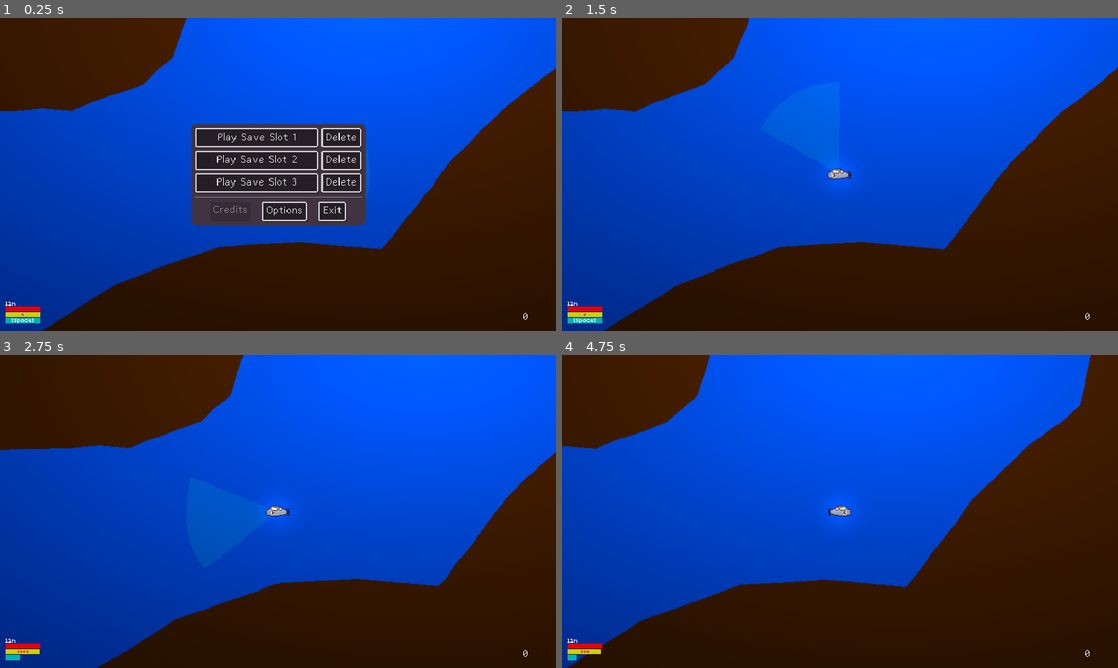
Above: before the commit, frames 1-4 (two rows, left to right).
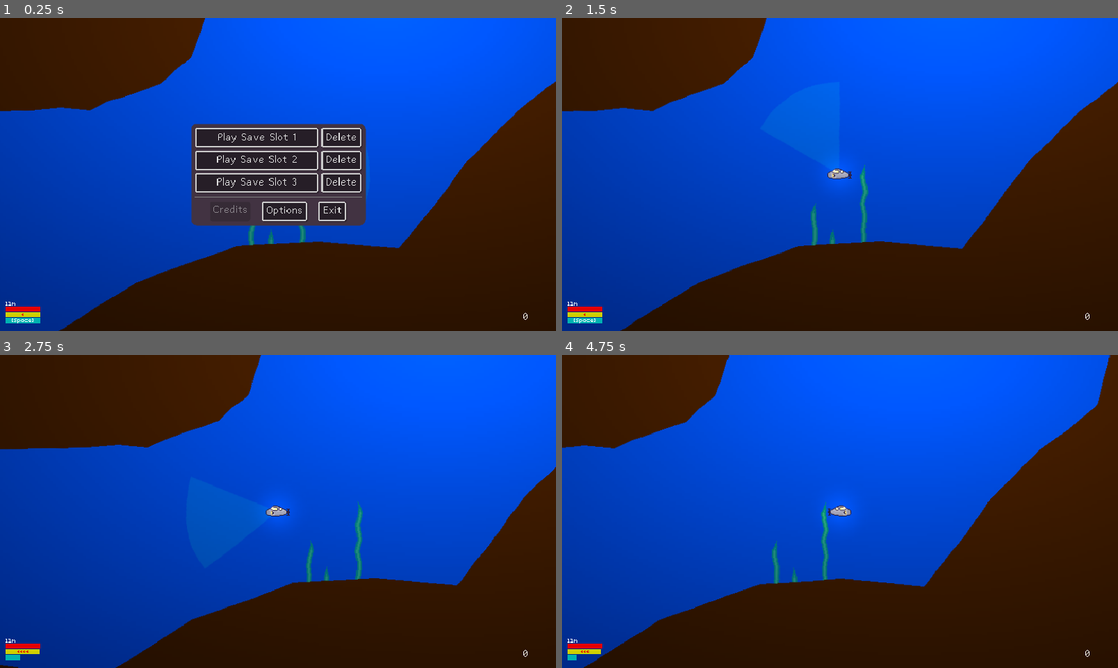
Above: after the commit, the same moments.

Repository: lupuchard/spooky-jam-submarine
Game: Godot game, scene res://Scene/Main.tscn
Same seed, same stepped clock (60 frames per second), same inputs: the game is played once before the commit and once after it.
Inputs (mouse positions are in pixels of both pictures, inside the frame that each line leads up to):
- Up to frame 1 (0.25 s): no input
- Up to frame 2 (1.5 s): move the mouse to (962, 158) at 0.52 s; hold Right (right) 0.53-1.25 s; hold Up (ascend) 0.53-1.25 s; click (962, 158) at 0.67 s; click "Play Save Slot 1" at 1.25 s
- Up to frame 3 (2.75 s): move the mouse to (166, 527) at 2.02 s; hold Left (left) from 2.03 s (still down); tap Space (dash) at 2.1 s
- Up to frame 4 (4.75 s): move the mouse to (895, 442) at 2.77 s; release Left (left) at 2.78 s; hold Right (right) 2.78-4.28 s; right-click (895, 442) at 2.85 s; move the mouse to (812, 574) at 3.52 s; tap Up (ascend) at 3.6 s; click (812, 574) at 3.67 s; move the mouse to (1006, 558) at 4.27 s; hold Left (left) from 4.28 s (still down); tap Space (dash) at 4.35 s

The runs differ from the first frame. In frame 1, 4.0% of the frame differs, in the area x 1-100%, y 0-100%; in frame 2, 4.3%; in frame 3, 3.7%; in frame 4, 4.8%, in the area x 0-99%, y 0-100%.

Commit message:
anomalies

Diff:
--- a/Fish/Fish.gd
+++ b/Fish/Fish.gd
@@ -1,14 +1,6 @@
-extends StaticBody2D
+extends Studyable
 class_name Fish
 @export var fish_type: FishStudy.FishType
-
-# Determines how close the player needs to be to scan the fish
-@export var size: float = 20.0
-
-# How many of the player's raycasts are needed to scan the fish - more for larger fish
-@export var raycasts_needed: int = 1
-@export var study_speed: float = 1.0
-@export var study_reward_factor: int = 1
 
 @export var bob_amount: float = 5.0
 @export var is_sprite_facing_left: bool = true
@@ -21,7 +13,6 @@
 @export var path: Path2D = null
 
 var studied = false
-var study_progress: float = 0.0
 var facing_left: bool
 var initial_position: Vector2
 var idle_sound_cooldown := 0.0
--- a/Player/Player.gd
+++ b/Player/Player.gd
@@ -12,6 +12,7 @@
 
 enum Res {
 	Research,
+	Anomalies,
 	NUM_RESOURCES
 }
 
@@ -54,6 +55,7 @@
 const CRASH_SOUND = preload("res://Assets/Sound/crash.mp3")
 const DASH_SOUND = preload("res://Assets/Sound/underwater_splash.mp3")
 const CLICK_SOUND = preload("res://Assets/Sound/click.ogg")
+const ANOMALY_COLLECT_SOUND = preload("res://Assets/Sound/anomaly_collect.mp3")
 const DEATH_SOUND_METAL = preload("res://Assets/Sound/metal_wobble.mp3")
 const TOGGLE_LIGHT_SOUND = preload("res://Assets/Sound/switch.wav")
 
@@ -79,12 +81,13 @@
 
 var engines_on := false
 var pumps_on := false
+var anomaly_drain_on := false
 var base_power_drain := 0.5
 var propeller_bubble_cooldown := PROPELLER_BUBBLE_COOLDOWN
 
 var fish_contact_cooldown := 0.0
 
-var studying: Fish = null
+var studying: Studyable = null
 var study_speed: float = 0.2
 
 var too_deep: bool = false
@@ -153,6 +156,7 @@
 	if is_light_on(): total += 1
 	if engines_on: total += 1
 	if pumps_on: total += 1
+	if anomaly_drain_on: total += 3
 	if stats[Stat.DashPower] < max_stats[Stat.DashPower]: total += 2
 	return total
 
@@ -184,11 +188,19 @@
 		if !studying.studied:
 			studying.study_progress += delta * studying.study_speed * study_speed
 			if studying.study_progress >= 1.0:
-				var reward = Study.add_studied(studying)
-				notify("+%s Research Points" % reward)
-				Audio.play(CLICK_SOUND)
-				resources[Res.Research] += reward
-				total_research += reward
+				if studying.study_reward == Player.Res.Research:
+					var reward = Study.add_studied(studying)
+					notify("+%s Research Points" % reward)
+					Audio.play(CLICK_SOUND)
+					resources[Res.Research] += reward
+					total_research += reward
+				elif studying.study_reward == Player.Res.Anomalies:
+					studying.studied = true
+					resources[Res.Anomalies] += 1
+					notify("+1 Anomaly")
+					Audio.play(ANOMALY_COLLECT_SOUND)
+					anomaly_drain_on = false
+					spotlight.visible = false
 	else:
 		%StudyIndicator.visible = false
 
@@ -233,11 +245,11 @@
 	)
 
 func check_raycasts():
-	var casted: Dictionary[Fish, int] = {}
+	var casted: Dictionary[Studyable, int] = {}
 	for child in $Spotlight.get_children():
 		if child is RayCast2D and child.is_colliding():
 			var collider = child.get_collider()
-			if collider is Fish:
+			if collider is Studyable:
 				casted.set(collider, casted.get(collider, 0) + 1)
 
 	# Prioritize currently studying
@@ -256,7 +268,7 @@
 			studying = fish
 			return
 
-func is_fish_in_range(fish: Fish, raycasts: int) -> bool:
+func is_fish_in_range(fish: Node2D, raycasts: int) -> bool:
 	if raycasts < fish.raycasts_needed: return false
 	var distance_sqr = fish.global_position.distance_squared_to(global_position)
 	return distance_sqr < pow(RAYCAST_LENGTH - fish.size, 2)
@@ -333,6 +345,7 @@
 	process_mode = Node.PROCESS_MODE_DISABLED
 	$Body.visible = false
 	$Spotlight.visible = false
+	%StudyIndicator.visible = false
 	%DeathPanel.visible = true
 	%DeathText.text = death_text
 	%DeathRecoverButton.pressed.connect(recover)
--- a/Player/StudyIndicator.gd
+++ b/Player/StudyIndicator.gd
@@ -3,11 +3,13 @@
 func set_name_text(text: String):
 	$NameLabel.text = text
 
-func update_to(fish: Fish):
+func update_to(fish: Studyable):
 	#global_position = fish.global_position
 	transform = fish.get_screen_transform()
 
-	if fish.studied or Study.get_times_studied(fish.fish_type) > 0:
+	if fish is Anomaly:
+		$NameLabel.text = AnomalyText.TEXT
+	elif fish.studied or Study.get_times_studied(fish.fish_type) > 0:
 		$NameLabel.text = Study.get_fish_name(fish.fish_type)
 	else:
 		$NameLabel.text = "???"
--- /dev/null
+++ b/Scene/Anomaly.gd
@@ -0,0 +1,47 @@
+extends Studyable
+class_name Anomaly
+
+const RAYCASTS_NEEDED := 4
+const GRAVITY_RANGE := 512.0
+const GRAVITY_STRENGTH := 50.0
+
+var studied: bool = false:
+	set(value):
+		if studied != value:
+			studied = value
+			update_studied()
+
+func _ready():
+	create_area_collider()
+
+func _physics_process(delta: float):
+	var player := %Player
+
+	var dist_sqr = player.global_position.distance_squared_to(global_position)
+	if dist_sqr < pow(GRAVITY_RANGE, 2):
+		var pull = (1.0 - (sqrt(dist_sqr) / GRAVITY_RANGE)) * GRAVITY_STRENGTH
+		player.global_position = player.global_position.move_toward(global_position, delta * pull)
+
+func create_area_collider():
+	var area = Area2D.new()
+	area.collision_layer = 8 # Layer 4
+	area.collision_mask = 8 # Layer 4
+	area.add_child($CollisionShape2D.duplicate())
+	add_child(area)
+	area.position = Vector2.ZERO
+	area.body_entered.connect(func(player):
+		if player is Player:
+			player.anomaly_drain_on = true
+	)
+	area.body_exited.connect(func(player):
+		if player is Player:
+			player.anomaly_drain_on = false
+	)
+
+func update_studied():
+	if studied:
+		visible = false
+		process_mode = Node.PROCESS_MODE_DISABLED
+	else:
+		visible = true
+		process_mode = Node.PROCESS_MODE_INHERIT
--- /dev/null
+++ b/Scene/AnomalyText.gd
@@ -0,0 +1,3 @@
+extends Object
+class_name AnomalyText
+const TEXT = "ȃ̵̱͎̣͚͎̖͕̝̮̯͘͠ͅͅn̷͉̱̮͇̜̤̭̫̘̲̥͖̎̒ơ̶̧̻̳͇̈́̒̽̚m̶̩̏͝à̵̧̨̡̲̼̗̘̪̮̺̹͈͇̳͚͊͋̐́͆͂̏́͝l̸̨̗̯̺̖̫̠̦̜̦̜̙̬̟̬̈́̎̐̃̑͗͒̌̋̏̓̾͘ȳ̸̗̪̩̭͉̼̝͕̄̓̓̾͠"
--- /dev/null
+++ b/Scene/Anomoly.gdshader
@@ -0,0 +1,46 @@
+shader_type canvas_item;
+render_mode light_only;
+
+uniform float radius = 1.0;
+uniform float speed : hint_range(0.0, 10.0) = 1.0;
+uniform vec4 effect_color : source_color = vec4(0.251, 0.0, 0.0, 1.0);
+
+float snoise(vec3 uv, float res)
+{
+    const vec3 s = vec3(1e0, 1e2, 1e3);
+    uv *= res;
+
+    vec3 uv0 = floor(mod(uv, res)) * s;
+    vec3 uv1 = floor(mod(uv + vec3(1.0), res)) * s;
+
+    vec3 f = fract(uv);
+    f = f * f * (3.0 - 2.0 * f);
+
+    vec4 v = vec4(uv0.x + uv0.y + uv0.z, uv1.x + uv0.y + uv0.z,
+                  uv0.x + uv1.y + uv0.z, uv1.x + uv1.y + uv0.z);
+
+    vec4 r = fract(sin(v * 1e-1) * 1e3);
+    float r0 = mix(mix(r.x, r.y, f.x), mix(r.z, r.w, f.x), f.y);
+
+    r = fract(sin((v + uv1.z - uv0.z) * 1e-1) * 1e3);
+    float r1 = mix(mix(r.x, r.y, f.x), mix(r.z, r.w, f.x), f.y);
+
+    return mix(r0, r1, f.z) * 2.0 - 1.0;
+}
+
+void fragment()
+{
+    vec2 p = (UV - 0.5) * radius; // Normalizar a [-1, 1]
+    float color = 3.0 - (3.0 * length(2.0 * p));
+    vec3 coord = vec3(atan(p.x, p.y) / 6.2832 + 0.5, length(p) * 0.4, 0.5);
+
+    float time = -TIME / speed;
+    for (int i = 1; i <= 7; i++)
+    {
+        float power = pow(2.0, float(i));
+        color += (1.5 / power) * snoise(coord + vec3(0.0, -time * 0.05, time * 0.01), power * 16.0);
+    }
+
+	COLOR.a = smoothstep(effect_color.a, 1.0, color);
+    COLOR.rgb = (color - (1.0 - effect_color.rgb)) * texture(TEXTURE, UV).rgb;
+}
--- a/Scene/Main.tscn
+++ b/Scene/Main.tscn
@@ -14,6 +14,7 @@
 [ext_resource type="Script" uid="uid://2iaafywlhcmm" path="res://Player/StatusCount.gd" id="9_bmxlf"]
 [ext_resource type="PackedScene" uid="uid://dwhpbo8g4x0xx" path="res://Fish/Guppo.tscn" id="9_gclda"]
 [ext_resource type="PackedScene" uid="uid://cj510s8ffvovy" path="res://Fish/Crab.tscn" id="11_4w0o7"]
+[ext_resource type="Script" uid="uid://b7gd62bfuku1w" path="res://Scene/Seaweed.gd" id="11_6ngyt"]
 [ext_resource type="PackedScene" uid="uid://h0al0k7i7wee" path="res://Fish/Jelly.tscn" id="11_hmjy8"]
 [ext_resource type="PackedScene" uid="uid://bsswh2ott33di" path="res://Fish/Viperfish.tscn" id="12_e6irg"]
 [ext_resource type="Shader" uid="uid://vg6relhwky4r" path="res://Scene/Water.gdshader" id="13_i0sg4"]
@@ -23,10 +24,17 @@
 [ext_resource type="Script" uid="uid://c02prlppuceia" path="res://Gui/UpgradePanel.gd" id="14_sc4dx"]
 [ext_resource type="AudioStream" uid="uid://b0pfvin7vsrnw" path="res://Assets/Sound/spooky_ambience_1.mp3" id="15_iab34"]
 [ext_resource type="Material" uid="uid://dd5x7vrkc4giy" path="res://Scene/BubbleParticles.tres" id="16_u2c8l"]
+[ext_resource type="Shader" uid="uid://v4ifcvwa7we5" path="res://Scene/Seaweed.gdshader" id="17_5xnk5"]
+[ext_resource type="Texture2D" uid="uid://dprnw3jwwrkdx" path="res://Assets/seaweed.png" id="17_reyx0"]
+[ext_resource type="Shader" uid="uid://ij8gko3ajipc" path="res://Scene/Anomoly.gdshader" id="18_bficn"]
+[ext_resource type="AudioStream" uid="uid://tdy6he6nymtg" path="res://Assets/Sound/anomaly.mp3" id="19_0c33q"]
 [ext_resource type="FontFile" uid="uid://d30j8tnlnfsv4" path="res://Assets/Fonts/Abaddon Light.ttf" id="19_aa3qu"]
+[ext_resource type="Shader" uid="uid://6748pfuwgqdo" path="res://Scene/Ripple.gdshader" id="19_m0bfr"]
+[ext_resource type="Script" uid="uid://uxrbrayqm884" path="res://Scene/Anomaly.gd" id="19_og1lj"]
 [ext_resource type="FontFile" uid="uid://bdlen7yarl4rf" path="res://Assets/Fonts/ThatBoy.ttf" id="20_u2c8l"]
 [ext_resource type="Script" uid="uid://c8q7pqmsrphp3" path="res://Gui/PowerConsumptionIndicator.gd" id="21_g6i1l"]
 [ext_resource type="Script" uid="uid://ccqnkw04b8og5" path="res://Gui/Beastiary.gd" id="22_bf81u"]
+[ext_resource type="Script" uid="uid://osbbycaixnfu" path="res://Scene/Ripple.gd" id="24_45d3w"]
 [ext_resource type="PackedScene" uid="uid://lfaytddnu6xl" path="res://Gui/SaveSlotRow.tscn" id="26_g6i1l"]
 [ext_resource type="Script" uid="uid://b0v75jlp5h57g" path="res://Gui/MainMenu.gd" id="27_sssj8"]
 [ext_resource type="PackedScene" uid="uid://tmj70t7q4vss" path="res://Gui/OptionSlider.tscn" id="30_g6i1l"]
@@ -74,11 +82,135 @@
 fill_from = Vector2(0.5, 0)
 fill_to = Vector2(0, 0)
 
+[sub_resource type="ShaderMaterial" id="ShaderMaterial_uuoxe"]
+shader = ExtResource("17_5xnk5")
+shader_parameter/height = 2.0
+
+[sub_resource type="QuadMesh" id="QuadMesh_rqxs6"]
+size = Vector2(16, 64)
+subdivide_depth = 8
+
+[sub_resource type="ShaderMaterial" id="ShaderMaterial_i6ddj"]
+shader = ExtResource("17_5xnk5")
+shader_parameter/height = 2.0
+
+[sub_resource type="QuadMesh" id="QuadMesh_cjptb"]
+size = Vector2(16, 64)
+subdivide_depth = 8
+
+[sub_resource type="ShaderMaterial" id="ShaderMaterial_n044j"]
+shader = ExtResource("17_5xnk5")
+shader_parameter/height = 2.0
+
+[sub_resource type="QuadMesh" id="QuadMesh_xwk4e"]
+size = Vector2(16, 64)
+subdivide_depth = 8
+
+[sub_resource type="ShaderMaterial" id="ShaderMaterial_jupvq"]
+shader = ExtResource("17_5xnk5")
+shader_parameter/height = 2.0
+
+[sub_resource type="QuadMesh" id="QuadMesh_cd6bo"]
+size = Vector2(16, 64)
+subdivide_depth = 8
+
+[sub_resource type="ShaderMaterial" id="ShaderMaterial_clf5q"]
+shader = ExtResource("17_5xnk5")
+shader_parameter/height = 4.0
+
+[sub_resource type="QuadMesh" id="QuadMesh_r8yv8"]
+size = Vector2(16, 128)
+subdivide_depth = 16
+
+[sub_resource type="ShaderMaterial" id="ShaderMaterial_wd3ae"]
+shader = ExtResource("17_5xnk5")
+shader_parameter/height = 4.0
+
+[sub_resource type="QuadMesh" id="QuadMesh_lllnr"]
+size = Vector2(16, 128)
+subdivide_depth = 16
+
+[sub_resource type="ShaderMaterial" id="ShaderMaterial_86elt"]
+shader = ExtResource("17_5xnk5")
+shader_parameter/height = 4.0
+
+[sub_resource type="QuadMesh" id="QuadMesh_6b3h5"]
+size = Vector2(16, 128)
+subdivide_depth = 16
+
+[sub_resource type="ShaderMaterial" id="ShaderMaterial_qtu3h"]
+shader = ExtResource("17_5xnk5")
+shader_parameter/height = 1.0
+
+[sub_resource type="QuadMesh" id="QuadMesh_ps337"]
+size = Vector2(16, 32)
+subdivide_depth = 4
+
+[sub_resource type="ShaderMaterial" id="ShaderMaterial_5u6qd"]
+shader = ExtResource("17_5xnk5")
+shader_parameter/height = 1.0
+
+[sub_resource type="QuadMesh" id="QuadMesh_goe3w"]
+size = Vector2(16, 32)
+subdivide_depth = 4
+
+[sub_resource type="ShaderMaterial" id="ShaderMaterial_vppcx"]
+shader = ExtResource("17_5xnk5")
+shader_parameter/height = 1.0
+
+[sub_resource type="QuadMesh" id="QuadMesh_vs8fc"]
+size = Vector2(16, 32)
+subdivide_depth = 4
+
+[sub_resource type="ShaderMaterial" id="ShaderMaterial_e8kx7"]
+shader = ExtResource("17_5xnk5")
+shader_parameter/height = 1.0
+
+[sub_resource type="QuadMesh" id="QuadMesh_qke6d"]
+size = Vector2(16, 32)
+subdivide_depth = 4
+
 [sub_resource type="Curve2D" id="Curve2D_reyx0"]
 _data = {
 "points": PackedVector2Array(0, 0, 0, 0, -1341, 2462, -44.08541, 166.40689, 44.08541, -166.40689, -1138, 2287, 36.63435 …(305 unchanged characters)…
 }
 point_count = 8
+
+[sub_resource type="CircleShape2D" id="CircleShape2D_og1lj"]
+radius = 23.0
+
+[sub_resource type="ShaderMaterial" id="ShaderMaterial_0c33q"]
+shader = ExtResource("18_bficn")
+shader_parameter/radius = 1.0
+shader_parameter/speed = 1.0
+shader_parameter/effect_color = Color(0.251, 0, 0, 1)
+
+[sub_resource type="QuadMesh" id="QuadMesh_m0bfr"]
+size = Vector2(160, 160)
+
+[sub_resource type="Gradient" id="Gradient_45d3w"]
+offsets = PackedFloat32Array(0, 0.10945274, 1)
+colors = PackedColorArray(1, 1, 1, 1, 0.5, 0.5, 0.5, 1, 0, 0, 0, 1)
+
+[sub_resource type="GradientTexture2D" id="GradientTexture2D_og1lj"]
+gradient = SubResource("Gradient_45d3w")
+fill = 1
+fill_from = Vector2(0.5, 0.5)
+fill_to = Vector2(0.5, 0)
+
+[sub_resource type="FastNoiseLite" id="FastNoiseLite_m0bfr"]
+
+[sub_resource type="NoiseTexture2D" id="NoiseTexture2D_0c33q"]
+noise = SubResource("FastNoiseLite_m0bfr")
+
+[sub_resource type="ShaderMaterial" id="ShaderMaterial_og1lj"]
+shader = ExtResource("19_m0bfr")
+shader_parameter/frequency = 5.999999865888
+shader_parameter/amplitude = 2.0
+shader_parameter/ripple_rate = 6.0
+shader_parameter/wave_amplitude = 0.05
+shader_parameter/wave_frequency = 4.0
+shader_parameter/noise = SubResource("NoiseTexture2D_0c33q")
 
 [sub_resource type="FastNoiseLite" id="FastNoiseLite_i0sg4"]
 
@@ -154,7 +286,9 @@
 
 [node name="Player" type="CharacterBody2D" parent="World"]
 unique_name_in_owner = true
-position = Vector2(115, 232)
+position = Vector2(90, 233)
+collision_layer = 9
+collision_mask = 9
 script = ExtResource("1_rgh2o")
 
 [node name="Body" type="Node2D" parent="World/Player"]
@@ -214,13 +348,121 @@
 scale = Vector2(4, 4)
 texture = SubResource("GradientTexture2D_vy5pj")
 
+[node name="Decor" type="Node2D" parent="World"]
+
+[node name="Seaweed" type="MeshInstance2D" parent="World/Decor"]
+z_index = -2
+material = SubResource("ShaderMaterial_uuoxe")
+position = Vector2(54, 304)
+rotation = 3.1415927
+mesh = SubResource("QuadMesh_rqxs6")
+texture = ExtResource("17_reyx0")
+script = ExtResource("11_6ngyt")
+
+[node name="Seaweed9" type="MeshInstance2D" parent="World/Decor"]
+z_index = -2
+material = SubResource("ShaderMaterial_i6ddj")
+position = Vector2(-1037, 398)
+rotation = 3.1415927
+mesh = SubResource("QuadMesh_cjptb")
+texture = ExtResource("17_reyx0")
+script = ExtResource("11_6ngyt")
+
+[node name="Seaweed10" type="MeshInstance2D" parent="World/Decor"]
+z_index = -2
+material = SubResource("ShaderMaterial_n044j")
+position = Vector2(-2303, 422)
+rotation = 3.1415927
+mesh = SubResource("QuadMesh_xwk4e")
+texture = ExtResource("17_reyx0")
+script = ExtResource("11_6ngyt")
+
+[node name="Seaweed11" type="MeshInstance2D" parent="World/Decor"]
+z_index = -2
+material = SubResource("ShaderMaterial_jupvq")
+position = Vector2(-2870, 389)
+rotation = 3.1415927
+mesh = SubResource("QuadMesh_cd6bo")
+texture = ExtResource("17_reyx0")
+script = ExtResource("11_6ngyt")
+
+[node name="Seaweed2" type="MeshInstance2D" parent="World/Decor"]
+z_index = -2
+material = SubResource("ShaderMaterial_clf5q")
+position = Vector2(122, 284)
+rotation = 3.1415927
+mesh = SubResource("QuadMesh_r8yv8")
+texture = ExtResource("17_reyx0")
+script = ExtResource("11_6ngyt")
+height = 128.0
+
+[node name="Seaweed4" type="MeshInstance2D" parent="World/Decor"]
+z_index = -2
+material = SubResource("ShaderMaterial_wd3ae")
+position = Vector2(-392, 396)
+rotation = 3.1415927
+mesh = SubResource("QuadMesh_lllnr")
+texture = ExtResource("17_reyx0")
+script = ExtResource("11_6ngyt")
+height = 128.0
+
+[node name="Seaweed5" type="MeshInstance2D" parent="World/Decor"]
+z_index = -2
+material = SubResource("ShaderMaterial_86elt")
+position = Vector2(-2333, 401)
+rotation = 3.1415927
+mesh = SubResource("QuadMesh_6b3h5")
+texture = ExtResource("17_reyx0")
+script = ExtResource("11_6ngyt")
+height = 128.0
+
+[node name="Seaweed3" type="MeshInstance2D" parent="World/Decor"]
+z_index = -2
+material = SubResource("ShaderMaterial_qtu3h")
+position = Vector2(79, 325)
+rotation = 3.1415927
+mesh = SubResource("QuadMesh_ps337")
+texture = ExtResource("17_reyx0")
+script = ExtResource("11_6ngyt")
+height = 32.0
+
+[node name="Seaweed6" type="MeshInstance2D" parent="World/Decor"]
+z_index = -2
+material = SubResource("ShaderMaterial_5u6qd")
+position = Vector2(-438, 424)
+rotation = 3.1415927
+mesh = SubResource("QuadMesh_goe3w")
+texture = ExtResource("17_reyx0")
+script = ExtResource("11_6ngyt")
+height = 32.0
+
+[node name="Seaweed7" type="MeshInstance2D" parent="World/Decor"]
+z_index = -2
+material = SubResource("ShaderMaterial_vppcx")
+position = Vector2(-888, 389)
+rotation = 3.1415927
+mesh = SubResource("QuadMesh_vs8fc")
+texture = ExtResource("17_reyx0")
+script = ExtResource("11_6ngyt")
+height = 32.0
+
+[node name="Seaweed8" type="MeshInstance2D" parent="World/Decor"]
+z_index = -2
+material = SubResource("ShaderMaterial_e8kx7")
+position = Vector2(-2379, 433)
+rotation = 3.1415927
+mesh = SubResource("QuadMesh_qke6d")
+texture = ExtResource("17_reyx0")
+script = ExtResource("11_6ngyt")
+height = 32.0
+
 [node name="Fish" type="Node2D" parent="World"]
 unique_name_in_owner = true
 
 [node name="Angler" parent="World/Fish" instance=ExtResource("7_jw32o")]
 position = Vector2(-3353, 325)
+flip = true
 study_reward_factor = 1
-flip = true
 
 [node name="Guppo" parent="World/Fish" instance=ExtResource("9_gclda")]
 position = Vector2(-724, 257)
@@ -283,6 +525,34 @@
 
 [node name="BigFishPath" type="Path2D" parent="World/FishPaths"]
 curve = SubResource("Curve2D_reyx0")
+
+[node name="Anomalies" type="Node2D" parent="World"]
+
+[node name="Anomaly" type="StaticBody2D" parent="World/Anomalies" groups=["anomaly"]]
+position = Vector2(-247, 2273)
+collision_layer = 2
+collision_mask = 2
+script = ExtResource("19_og1lj")
+size = 5.0
+raycasts_needed = 4
+study_speed = 0.5
+study_reward = 1
+
+[node name="CollisionShape2D" type="CollisionShape2D" parent="World/Anomalies/Anomaly"]
+shape = SubResource("CircleShape2D_og1lj")
+
+[node name="AudioStreamPlayer2D" type="AudioStreamPlayer2D" parent="World/Anomalies/Anomaly"]
+stream = ExtResource("19_0c33q")
+volume_db = 20.0
+pitch_scale = 0.9
+autoplay = true
+max_distance = 512.0
+attenuation = 2.0
+
+[node name="Mesh" type="MeshInstance2D" parent="World/Anomalies/Anomaly"]
+material = SubResource("ShaderMaterial_0c33q")
+mesh = SubResource("QuadMesh_m0bfr")
+texture = SubResource("GradientTexture2D_og1lj")
 
 [node name="StartPosition" type="Marker2D" parent="World"]
 unique_name_in_owner = true
@@ -307,6 +577,25 @@
 
 [node name="StudyIndicator" parent="CanvasLayer" instance=ExtResource("6_vy5pj")]
 unique_name_in_owner = true
+
+[node name="AnomalyRipple" type="Node2D" parent="CanvasLayer"]
+position = Vector2(-247, 2273)
+script = ExtResource("24_45d3w")
+
+[node name="RippleEffect" type="ColorRect" parent="CanvasLayer/AnomalyRipple"]
+z_index = 2
+material = SubResource("ShaderMaterial_og1lj")
+anchors_preset = 8
+anchor_left = 0.5
+anchor_top = 0.5
+anchor_right = 0.5
+anchor_bottom = 0.5
+offset_left = -256.0
+offset_top = -256.0
+offset_right = 256.0
+offset_bottom = 256.0
+grow_horizontal = 2
+grow_vertical = 2
 
 [node name="WaterEffect" type="ColorRect" parent="CanvasLayer"]
 material = SubResource("ShaderMaterial_i0sg4")
--- /dev/null
+++ b/Scene/Ripple.gd
@@ -0,0 +1,24 @@
+extends Node2D
+
+var anomalies: Array[Node2D]
+
+func _ready():
+	anomalies.assign(get_tree().get_nodes_in_group("anomaly"))
+
+func _process(_delta: float):
+	var closest: Node2D
+	var closest_dist_sqr: float = INF
+	for anomaly in anomalies:
+		if anomaly.studied:
+			continue
+
+		var dist_sqr = anomaly.global_position.distance_squared_to(%Player.global_position)
+		if dist_sqr < closest_dist_sqr:
+			closest = anomaly
+			closest_dist_sqr = dist_sqr
+
+	if closest != null:
+		visible = true
+		transform = closest.get_screen_transform()
+	else:
+		visible = false
--- /dev/null
+++ b/Scene/Ripple.gdshader
@@ -0,0 +1,39 @@
+shader_type canvas_item;
+
+// Handles the concentric ripples
+uniform float frequency: hint_range(0, 15, 0.01) = 4.0;
+uniform float amplitude: hint_range(0, 3, 0.1) = 2.0;
+uniform float ripple_rate : hint_range(0, 20.0, 1) = 5;
+
+// Handles the waves themselves
+uniform float wave_amplitude: hint_range(0.001, 0.1, 0.001) = 0.05;
+uniform float wave_frequency: hint_range(0, 15, 0.01) = 4.0;
+
+uniform sampler2D noise;
+
+uniform sampler2D SCREEN_TEXTURE: hint_screen_texture, filter_linear_mipmap;
+
+vec2 wave(vec2 uv, float time) {
+    return vec2(
+        uv.x + sin(uv.y * wave_frequency + time) * wave_amplitude,
+        uv.y + sin(uv.x * wave_frequency + time) * wave_amplitude
+    );
+}
+
+void fragment() {
+	vec2 center_position = -1.0 + 2.0 * UV / (1.0 / TEXTURE_PIXEL_SIZE);
+	float center_distance = length(center_position);
+
+	float ripple = sin(center_distance * -frequency * PI + ripple_rate * TIME) * amplitude / (center_distance + 1.0);
+
+	vec2 uv = FRAGCOORD.xy / (1.0 / SCREEN_PIXEL_SIZE).xy + (center_position/center_distance) * ripple * wave_amplitude;
+    vec2 background_wave = wave(uv, TIME);
+	vec4 background_texture = texture(SCREEN_TEXTURE,background_wave) * sqrt(amplitude);
+
+	float alpha_scalar = (1.0 - min(center_distance, 1.0)) * background_texture.x * 2.5;
+
+	background_texture.a *= 1.0 * alpha_scalar * (ripple + background_texture.x * background_texture.y);
+	background_texture.a = max(background_texture.a - (background_texture.y * 0.45), 0.0);
+
+	COLOR = vec4(background_texture.xyz, background_texture.a);
+}
--- /dev/null
+++ b/Scene/Seaweed.gd
@@ -0,0 +1,24 @@
+@tool
+extends MeshInstance2D
+class_name Seaweed
+
+@export var height: float = 64.0:
+	set(value):
+		height = value
+		update_height()
+
+func _ready() -> void:
+	mesh = QuadMesh.new()
+	texture = preload("res://Assets/seaweed.png")
+
+	rotation = PI
+	z_index = -2
+	material = ShaderMaterial.new()
+	material.shader = preload("res://Scene/Seaweed.gdshader")
+
+	update_height()
+
+func update_height() -> void:
+	mesh.size = Vector2(16.0, height)
+	mesh.subdivide_depth = height / 8.0
+	material.set_shader_parameter("height", height / 32.0)
--- /dev/null
+++ b/Scene/Seaweed.gdshader
@@ -0,0 +1,18 @@
+shader_type canvas_item;
+render_mode light_only;
+
+uniform float height = 4.0;
+
+void vertex() {
+	VERTEX.x += sin(VERTEX.y + TIME * 2.0) * min((1.0 - UV.y) * 4.0, 2.0);
+}
+
+void fragment() {
+	if (UV.y < 1.0 / height) {
+		COLOR = texture(TEXTURE, vec2(UV.x, UV.y * height));
+	} else {
+		COLOR = texture(TEXTURE, vec2(UV.x, 1.0));
+	}
+
+	COLOR *= 0.6;
+}
--- /dev/null
+++ b/Scene/Studyable.gd
@@ -0,0 +1,13 @@
+extends StaticBody2D
+class_name Studyable
+
+# Determines how close the player needs to be to scan the fish
+@export var size: float = 20.0
+
+# How many of the player's raycasts are needed to scan the fish - more for larger fish
+@export var raycasts_needed: int = 1
+@export var study_speed: float = 1.0
+@export var study_reward: Player.Res = Player.Res.Research
+@export var study_reward_factor: int = 1
+
+var study_progress: float = 0.0
--- a/Scene/World.gd
+++ b/Scene/World.gd
@@ -46,6 +46,8 @@
 	%Beastiary.update()
 	%UpgradePanel.visible = true
 	player.visible = false
+	player.stats[Player.Stat.Health] = player.max_stats[Player.Stat.Health]
+	player.stats[Player.Stat.Battery] = player.max_stats[Player.Stat.Battery]
 	Save.save_state(player, %Fish)
 	Save.save_to_file()
 
@@ -54,8 +56,6 @@
 	resume_world()
 	player.vel.y = 3
 	player.global_position.y = 1
-	player.stats[Player.Stat.Health] = player.max_stats[Player.Stat.Health]
-	player.stats[Player.Stat.Battery] = player.max_stats[Player.Stat.Battery]
 	Audio.play(SPLASH_SOUND, player)
 	Save.save_state(player, %Fish)
 	Save.save_to_file()
--- a/project.godot
+++ b/project.godot
@@ -35,6 +35,7 @@
 
 fish_body=""
 upgrade_option=""
+anomaly=""
 
 [gui]
 
@@ -88,6 +89,7 @@
 [layer_names]
 
 2d_physics/layer_2="Fish"
+2d_physics/layer_4="Anomaly"
 
 [rendering]
 
Not shown, added: Assets/Sound/anomaly.mp3.import
Not shown, added: Assets/Sound/anomaly_collect.mp3.import
Binary file added: Assets/seaweed.png
Not shown, added: Assets/seaweed.png.import
Not shown, added: Scene/Anomaly.gd.uid
Not shown, added: Scene/AnomalyText.gd.uid
Not shown, added: Scene/Anomoly.gdshader.uid
Not shown: 1 places in Scene/Main.tscn that only renumber resources
Not shown, added: Scene/Ripple.gd.uid
Not shown, added: Scene/Ripple.gdshader.uid
Not shown, added: Scene/Seaweed.gd.uid
Not shown, added: Scene/Seaweed.gdshader.uid
(and 3 more such lines)
